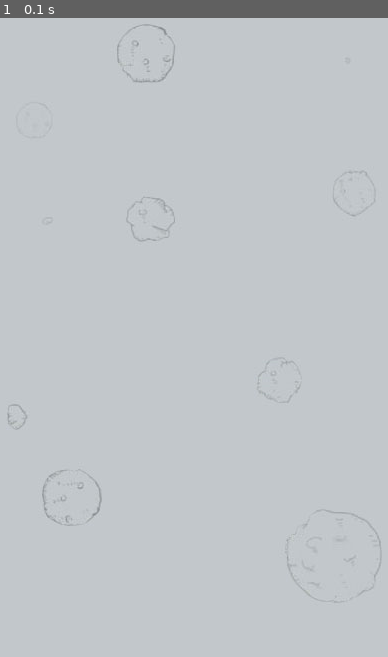
Above: before the commit, frame 1.
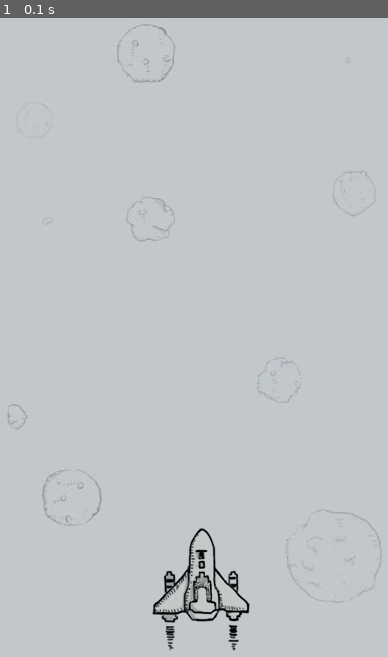
Above: after the commit, the same moment.

Repository: yb123speed/pygadgets
Game: pygame game, started from aircraftwar/game.py
Two runs of this game, one before a commit and one after it. Both use one fixed random seed, a clock stepped at 60 frames per second and the inputs below.
Inputs:
- Up to frame 1 (0.1 s): no input

The runs differ from the first frame. In frame 1, 1.3% of the frame differs, in the area x 39-65%, y 79-100%.

Commit message:
绘制飞机

Diff:
--- a/aircraftwar/game.py
+++ b/aircraftwar/game.py
@@ -17,7 +17,7 @@
 background = pygame.image.load(r'I:\pygadgets\aircraftwar\resources\image\background.png')
 
 # 载入飞机图片
-plane_img = pygame.image.load('resources/image/shoot.png')
+plane_img = pygame.image.load(r'I:\pygadgets\aircraftwar\resources\image\shoot.png')
 
 # 选择飞机在大图片中的位置，并生成subsurface，然后初始化飞机开始的位置
 player_rect = pygame.Rect(0, 99, 102, 126)
@@ -28,6 +28,10 @@
     # 绘制背景
     screen.fill(0)
     screen.blit(background, (0, 0))
+
+    # 绘制飞机
+    screen.blit(player, player_pos)
+
     # 更新屏幕
     pygame.display.update()
     # 处理游戏退出
